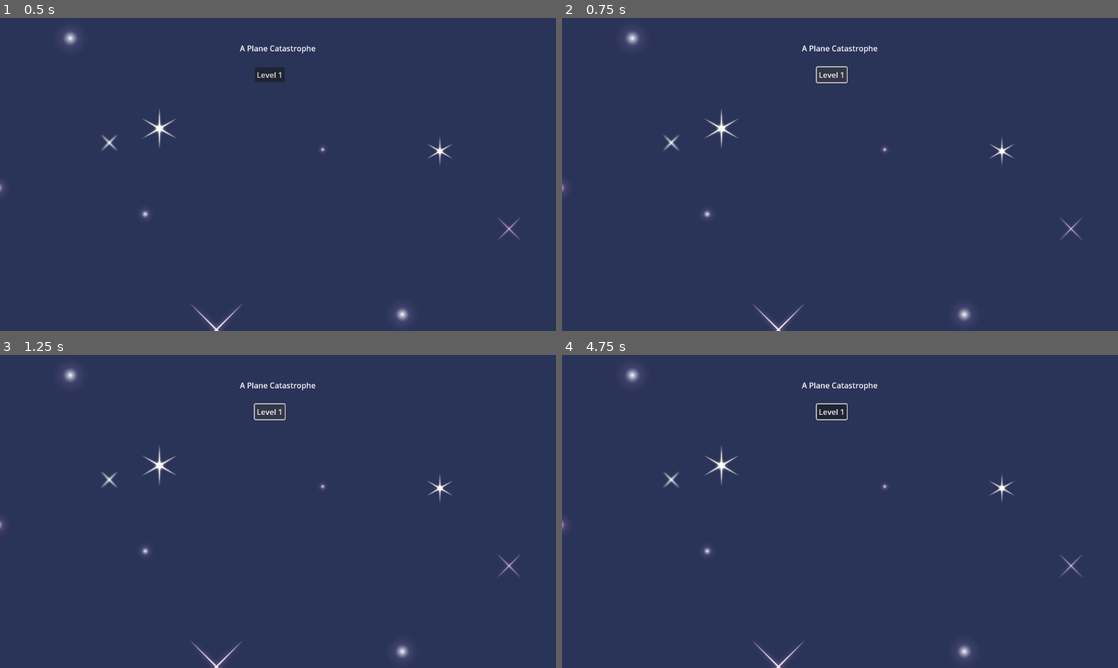
Above: before the commit, frames 1-4 (two rows, left to right).
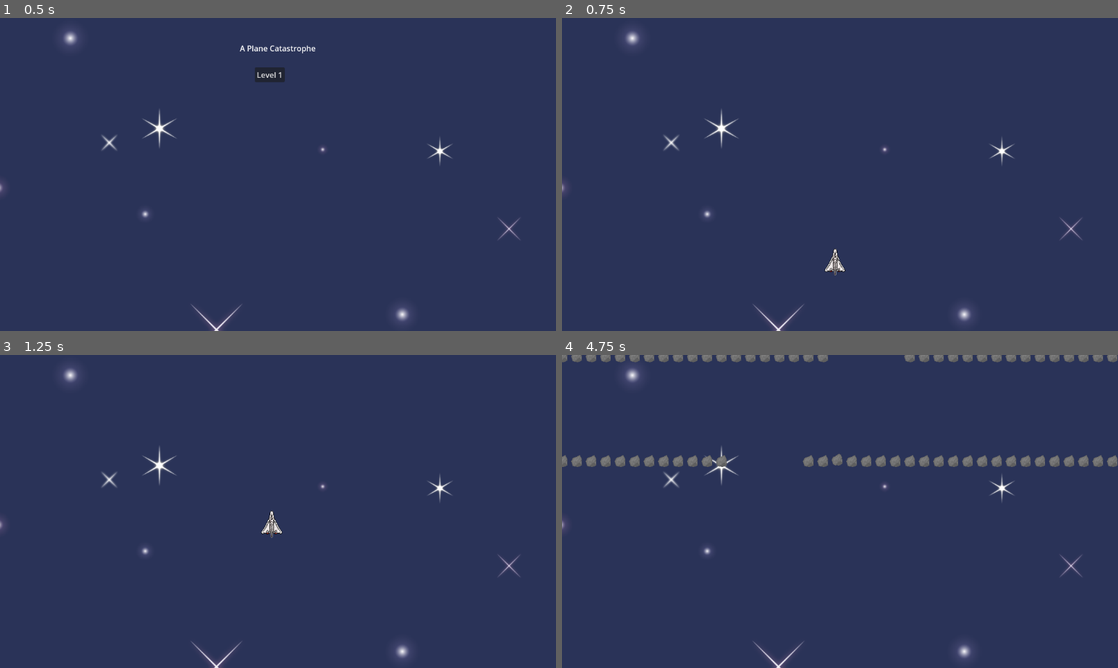
Above: after the commit, the same moments.

Repository: Joel-Singh/a-plain-catastrophe
Game: Godot game, scene res://scenes/MainMenu.tscn
Two runs of this game, one before a commit and one after it. Both use one fixed random seed, a clock stepped at 60 frames per second and the inputs below.
Inputs (mouse positions are in pixels of both pictures, inside the frame that each line leads up to):
- Up to frame 1 (0.5 s): no input
- Up to frame 2 (0.75 s): click "Level 1" at 0.5 s
- Up to frame 3 (1.25 s): no input
- Up to frame 4 (4.75 s): click (834, 411) at 1.25 s, where only the run before the commit has a clickable "Level 1"; click (834, 411) at 2 s, where only the run before the commit has a clickable "Level 1"; move the mouse to (962, 495) at 2.77 s; move the mouse to (728, 527) at 3.52 s; move the mouse to (895, 442) at 4.27 s

Frame 1 is identical in both runs. In frame 2, 0.4% of the frame differs, in the area x 43-57%, y 8-83%; in frame 3, 0.4%; in frame 4, 3.5%, in the area x 0-100%, y 0-36%.
Error before the commit: Invalid call. Nonexistent function 'change_scene_to_file' in base 'Window'. (res://scenes/MainMenu.gd:17)

Commit message:
Attach level 1 scene to level 1 button on main menu

Diff:
--- a/scenes/MainMenu.gd
+++ b/scenes/MainMenu.gd
@@ -14,5 +14,5 @@
 
 var level1 = preload("res://scenes/levels/level1/level1.tscn").instantiate()
 func _on_button_button_down() -> void:
-  get_tree().root.change_scene_to_file(level1)
+  get_tree().change_scene_to_file("res://scenes/levels/level1/level1.tscn")
   pass # Replace with function body.
